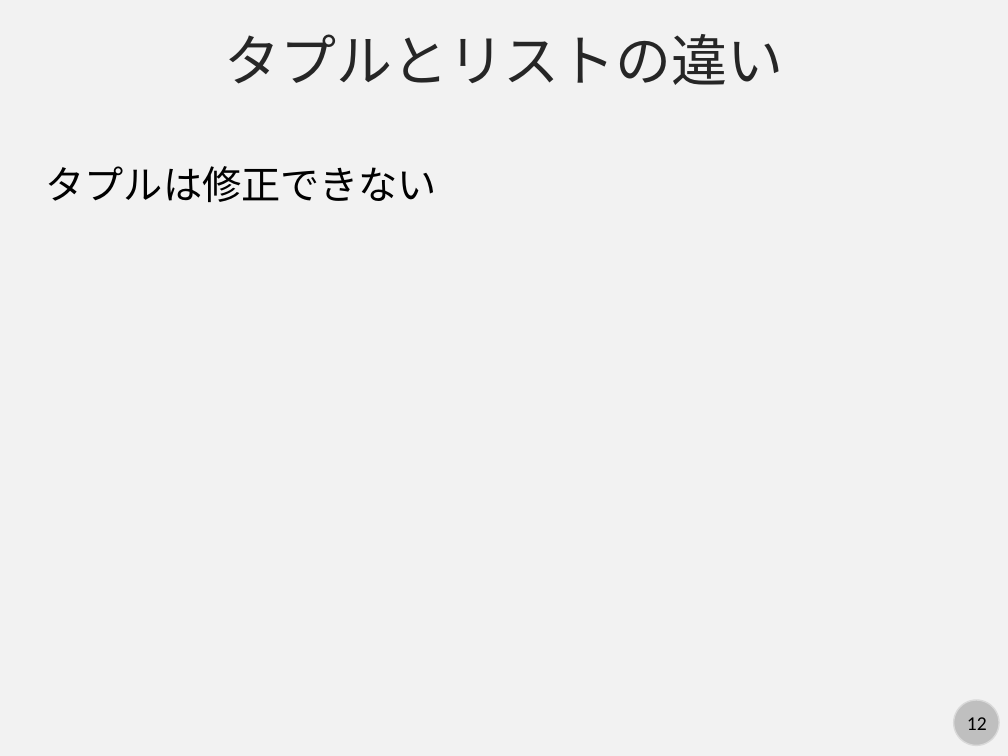
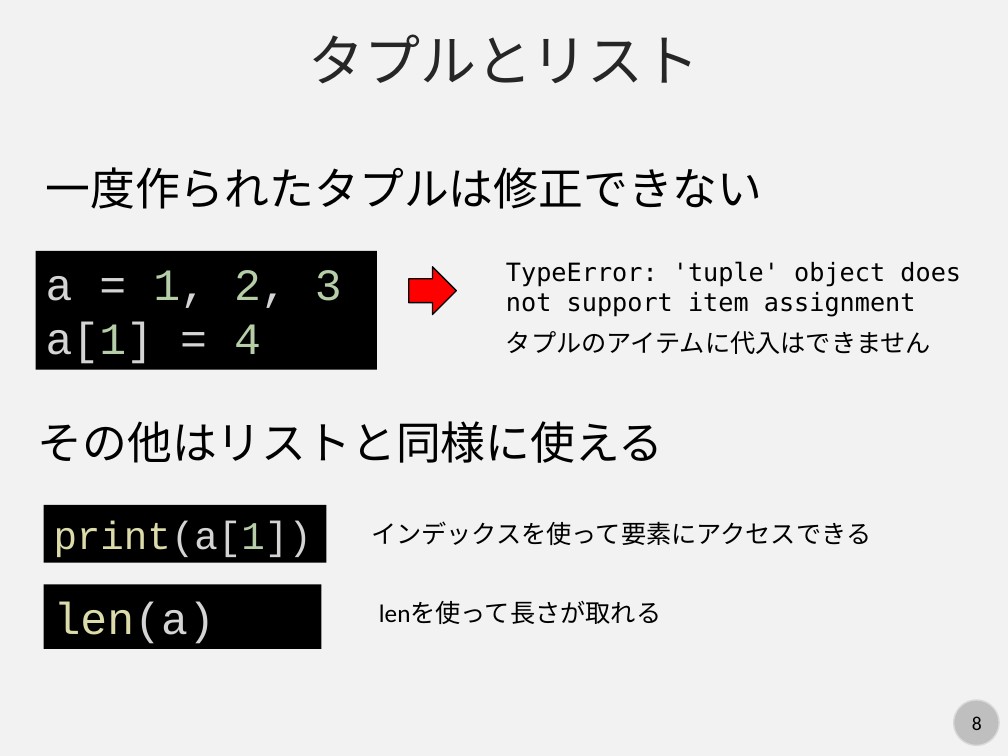
Before and after one commit to kaityo256/python_zero, a slide deck: slide 8 of list/fig/slide.pptx (slide 12 before the commit). Drawn at 1008x756 pixels with LibreOffice and Linux fonts; fonts in the diff are those of the drawing. Boxes give left, top, right and bottom in pixels: in the first picture for what was removed or moved away, otherwise in the second. Text is boxed around its words. In the diff, an @@ line names an element or a change of style, - is before the commit and + after.

```diff
--- a/list/fig/slide.pptx
+++ b/list/fig/slide.pptx
@@ text at (308, 34, 700, 84): text changed @@
-タプルとリストの違い
+タプルとリスト
@@ text at (46, 167, 763, 209): text changed; size 28 to 32 pt @@
-タプルは修正できない
+一度作られたタプルは修正できない
@@ rectangle added at (35, 251, 377, 370), fill #000000, 32 pt, text #D4D4D4 @@
+a = 1, 2, 3
+a[1] = 4
@@ right arrow added at (409, 267, 457, 314), fill #FF0000, outline #000000 1 pt @@
@@ text added at (506, 261, 961, 317), 18 pt, text #000000 @@
+TypeError: 'tuple' object does not support item assignment
@@ text added at (506, 331, 931, 354), 18 pt, text #000000 @@
+タプルのアイテムに代入はできません
@@ text added at (38, 421, 664, 463), 32 pt, text #000000 @@
+その他はリストと同様に使える
@@ rectangle added at (43, 505, 327, 562), fill #000000, 28 pt, text #DCDCAA @@
+print(a[1])
@@ text added at (371, 521, 871, 545), 18 pt, text #000000 @@
+インデックスを使って要素にアクセスできる
@@ rectangle added at (43, 585, 322, 649), fill #000000, 32 pt, text #DCDCAA @@
+len(a)
@@ text added at (379, 601, 661, 624), 18 pt, text #000000 @@
+lenを使って長さが取れる
@@ page number at (972, 716, 982, 730): text changed @@
-12
+8
```
Also in this commit, not shown: 6 slides added, 1 other file.
